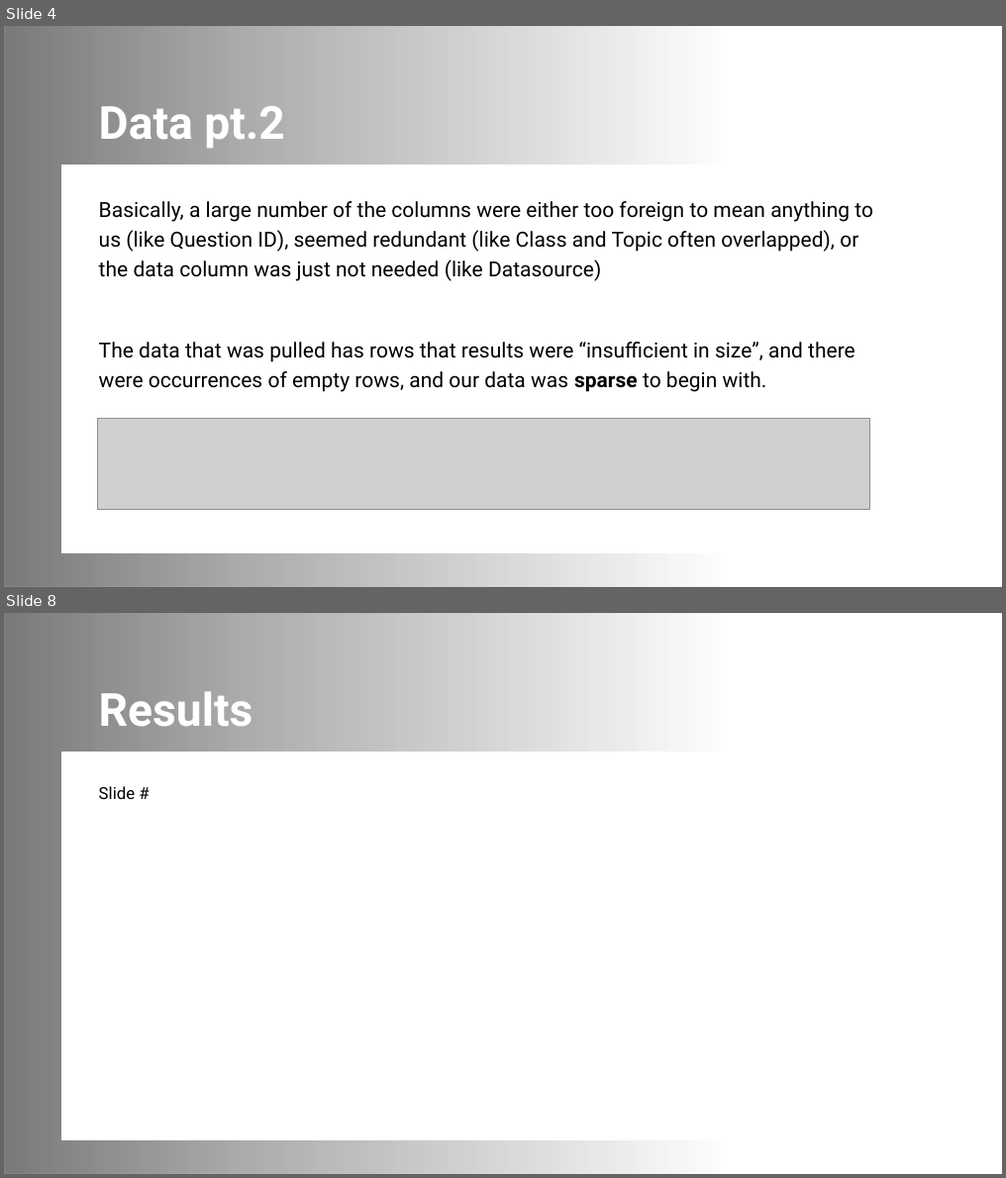
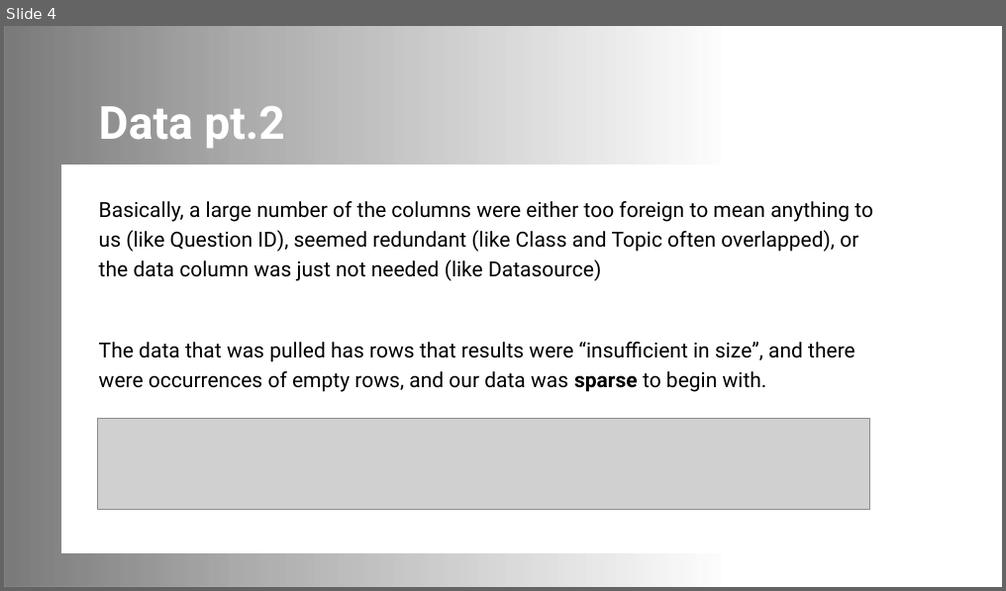
Before and after one commit to HudsonIAState/DS202Final, a slide deck: American Health Final Presentation DS202.pptx. Shown one above the other, each under a label of ours: slides 4 and 8 before the commit, slide 4 after it; the slides between them are not shown. The pictures are 1006x1178 and 1006x591 pixels, drawn with LibreOffice and Linux fonts; fonts in the diff are those of the drawing; grey boxes stand for pictures; background and template pictures are left out. Boxes give left, top, right and bottom in pixels: in the first picture for what was removed or moved away, otherwise in the second. Text is boxed around its words. In the diff, an @@ line names an element or a change of style, - is before the commit and + after.

```diff
--- a/American Health Final Presentation DS202.pptx
+++ b/American Health Final Presentation DS202.pptx
@@ slide 8 removed at [4, 613, 1002, 1174], background picture (left out); not listed: 1 template element that a slide beside it also shows @@
@@ rectangle removed at [4, 613, 1002, 1174] @@
@@ rectangle removed at [4, 613, 723, 1174] @@
@@ title removed at [99, 691, 253, 727] @@
-Results
@@ rectangle removed at [61, 752, 927, 1140] @@
@@ subtitle removed at [99, 786, 135, 799] @@
-Slide #
```
Also in this commit, not shown: 4 slides changed, 5 slides added, 8 other files.
